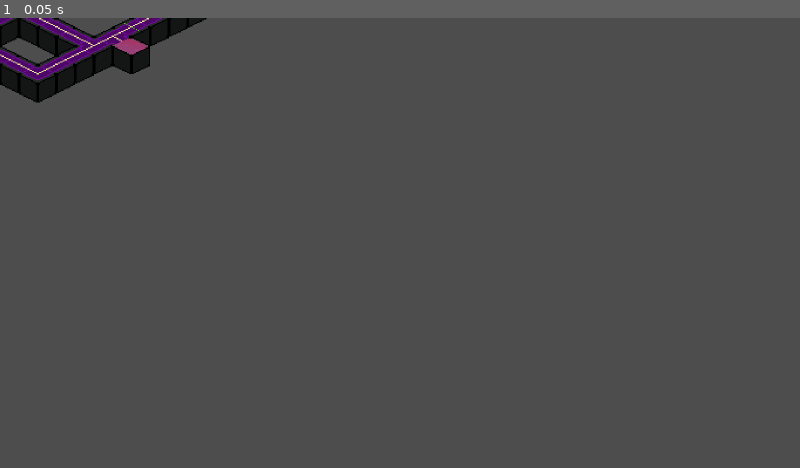
Above: before the commit, frame 1.
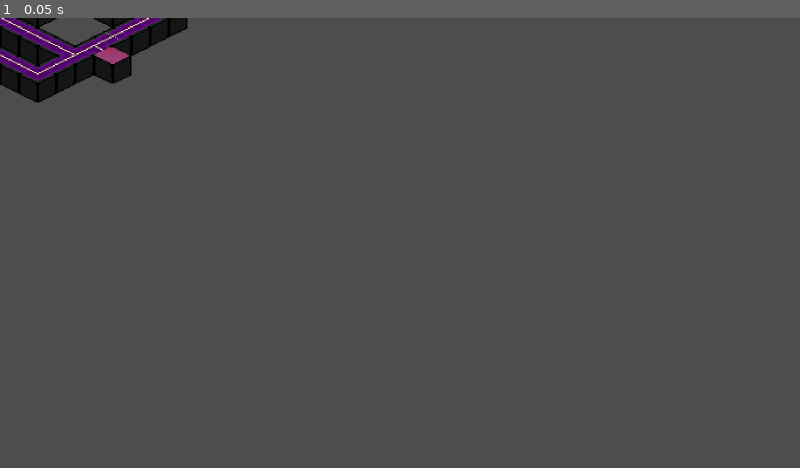
Above: after the commit, the same moment.

Repository: rat-balls/Smail
Game: Godot game, scene res://level03.tscn
The game is run twice, just before and just after one commit, with the same random seed, the same clock (stepped at 60 frames per second) and the same inputs. This scene is started directly instead of the project's main scene.
Inputs:
- Up to frame 1 (0.05 s): no input

The runs differ from the first frame. In frame 1, 1.2% of the frame differs, in the area x 0-26%, y 0-15%.
Error in both runs: Invalid assignment of property or key 'visible' with value of type 'bool' on a base object of type 'null instance'. (res://scripts/tile_init.gd:108)

Commit message:
made level 03 death less confusing

Diff:
--- a/level03.tscn
+++ b/level03.tscn
@@ -84,19 +84,19 @@
 layer_2/y_sort_enabled = true
 layer_2/y_sort_origin = 2
 layer_2/z_index = -2
-layer_2/tile_data = PackedInt32Array(3, 393218, 4, -196604, 524290, 4, 196606, 327682, 4, 327677, 458754, 3)
+layer_2/tile_data = PackedInt32Array(196606, 327682, 4, 65538, 393218, 4, -131068, 524290, 4, 393212, 458754, 3)
 layer_3/name = "WalkableGround"
 layer_3/enabled = true
 layer_3/modulate = Color(1, 1, 1, 1)
 layer_3/y_sort_enabled = true
 layer_3/y_sort_origin = 1
 layer_3/z_index = -2
-layer_3/tile_data = PackedInt32Array(-196610, 131074, 2, -131074, 524290, 1, -65537, 524290, 1, -1, 524290, 2, -131072, 393218, 2, 65535, 589826, 1, 131070, 393218, 2, 196607, 524290, 1, 262143, 524290, 1, 262144, 524290, 1, 327680, 65538, 0, 262145, 589826, 1, 196609, 589826, 1, 131074, 524290, 2, -65536, 524290, 1, 1, 524290, 1, 65537, 524290, 1, 65538, 393218, 2, 131075, 524290, 0, 3, 589826, 1, -65533, 589826, 1, -131068, 196610, 0, -196605, 524290, 1, -262141, 524290, 1, -327678, 524290, 1, -196608, 589826, 1, -262143, 589826, 1, -327679, 589826, 1, -393214, 131074, 0, 196606, 589826, 1, 262141, 262146, 2)
+layer_3/tile_data = PackedInt32Array(-196610, 131074, 2, -131074, 524290, 1, -65537, 524290, 1, -1, 2, 1, -131072, 589826, 1, 65535, 589826, 1, 131070, 393218, 2, 196607, 524290, 1, 262143, 524290, 1, 262144, 524290, 1, 327680, 65538, 0, 262145, 589826, 1, 196609, 524290, 2, 131074, 393218, 2, 65538, 589826, 1, 3, 589826, 1, -196608, 589826, 1, -262143, 589826, 1, 196606, 589826, 1, 262141, 589826, 1, 0, 524290, 1, 65536, 524290, 1, 131073, 524290, 1, -65533, 196610, 0, -327679, 131074, 0, -131069, 524290, 1, -196606, 524290, 1, -262142, 524290, 1, 327677, 262146, 2, 196610, 524290, 0)
 layer_4/name = "Background"
 layer_4/enabled = true
 layer_4/modulate = Color(1, 1, 1, 1)
 layer_4/y_sort_enabled = true
 layer_4/y_sort_origin = 1
 layer_4/z_index = -2
-layer_4/tile_data = PackedInt32Array(-196604, 2, 0, 327677, 2, 0)
+layer_4/tile_data = PackedInt32Array(-131068, 2, 0, 393212, 2, 0)
 script = ExtResource("2_8iyas")
--- a/project.godot
+++ b/project.godot
@@ -14,6 +14,7 @@
 run/main_scene="res://world.tscn"
 config/features=PackedStringArray("4.1", "Mobile")
 config/icon="res://icon.png"
+config/macos_native_icon="res://icon.icns"
 config/windows_native_icon="res://icon.ico"
 
 [display]
Not shown, changed: export_presets.cfg
Not shown, added: icon.icns
